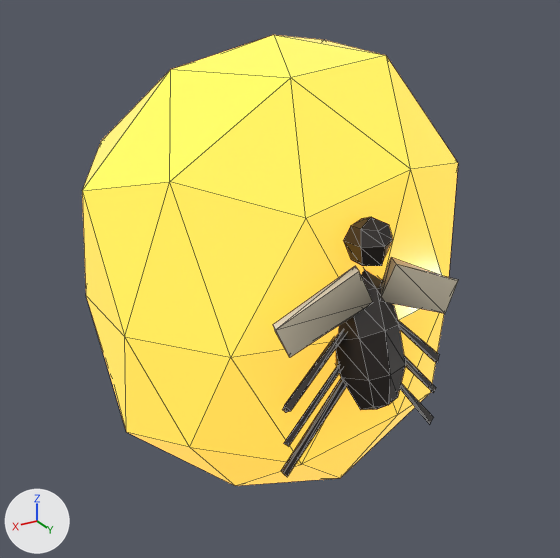
What one commit did to the glTF model games/dig-to-the-core/models/find_mosquito.glb.
Before and after are seen from a 50 mm lens placed at (0.222, 0.369, 0.191), pointed at (0.0, -0.002, 0.005). Lighting does not change. The marker at lower left points along +X, +Y and +Z. The older version comes first. Mesh edges are drawn as thin lines. Vertices at exactly the same position are counted once.

The first picture shows 'Mosquito'.
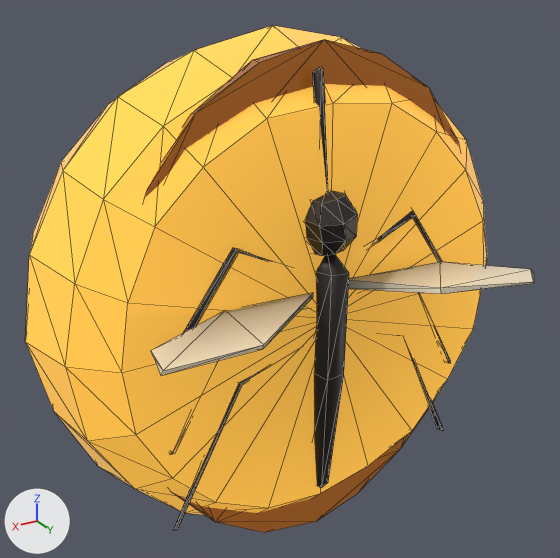
What changed in the scene script:
```text
Change mat_amber:
    where n0 = _N.new('ShaderNodeBsdfPrincipled'); n0.name = 'Principled BSDF'
    n0.inputs[27].default_value: (1.0, 0.521, 0.0653, 1.0) -> (0.533, 0.277, 0.0348, 1.0)  # 'Emission Color', orange #ffbf48 -> 'Emission Color', orange #c19034
Add mat_amber_deep:
    mat_amber_deep = bpy.data.materials.new('amber_deep')
    # nodes: BsdfPrincipled, Mix, OutputMaterial, VertexColor
    # colours: brown #5a320a, brown #9e5c19, mixed with the vertex colours
Change me_icosphere:
    used by ob_mosquito; location = (0.0, 0.0, 0.0)
    remove me_icosphere.from_pydata(...)  # 168 vertices, 292 faces; spans x -0.113..0.113, y -0.104..0.105, z -0.147..0.146
    add me_icosphere.from_pydata(...)  # 310 vertices, 568 faces; spans x -0.149..0.151, y -0.102..0.103, z -0.151..0.151
    me_icosphere part 1: the loose piece of 42 vertices spanning x -0.113..0.113, y -0.104..0.086, z -0.147..0.146 is rebuilt with 102 vertices and now spans x -0.149..0.151, y -0.102..0.052, z -0.151..0.151
    me_icosphere part 2: 10 loose pieces with 126 vertices, spanning x -0.058..0.056, y 0.056..0.105, z -0.067..0.069, are deleted
    me_icosphere part 3
    208 vertices are added at x -0.118..0.119, y 0.027..0.103, z -0.148..0.149
    76 new faces join them, mat_amber_deep
    260 new faces join them, mat_soot
    32 new faces join them, mat_cream
    add me_icosphere.materials.append(mat_amber_deep)
```

Pixel boxes [x1, y1, x2, y2] of what changed, in the pictures (560 x 558 px):
'Mosquito', recoloured, reshaped (35% wider, 12% taller)
    before: [82, 35, 458, 486]
    after: [25, 26, 534, 533]
part 1 of me_icosphere, rebuilt (23% wider, 8% taller)
    before: [82, 35, 458, 486]
    after: [25, 26, 487, 515]
part 2 of me_icosphere, deleted
    before: [273, 217, 458, 477]
part 3 of me_icosphere, added
    after: [145, 39, 534, 533]
